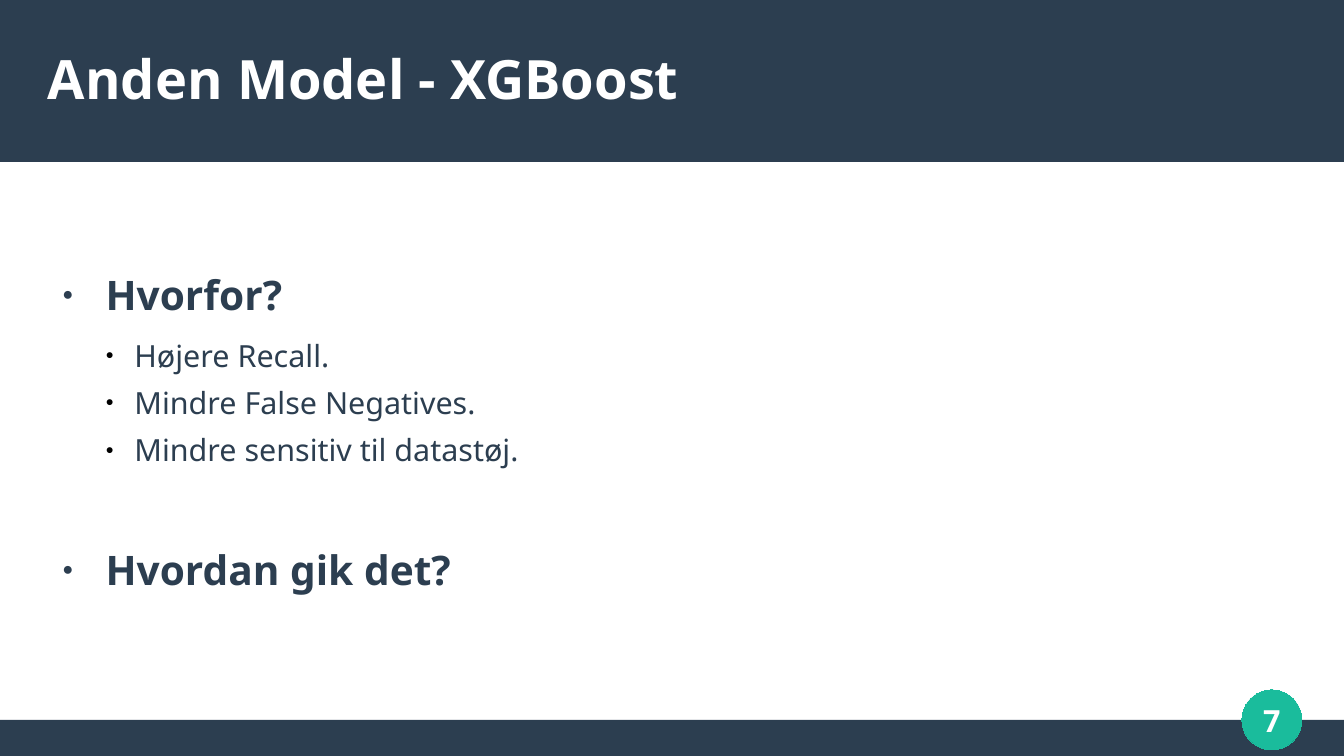
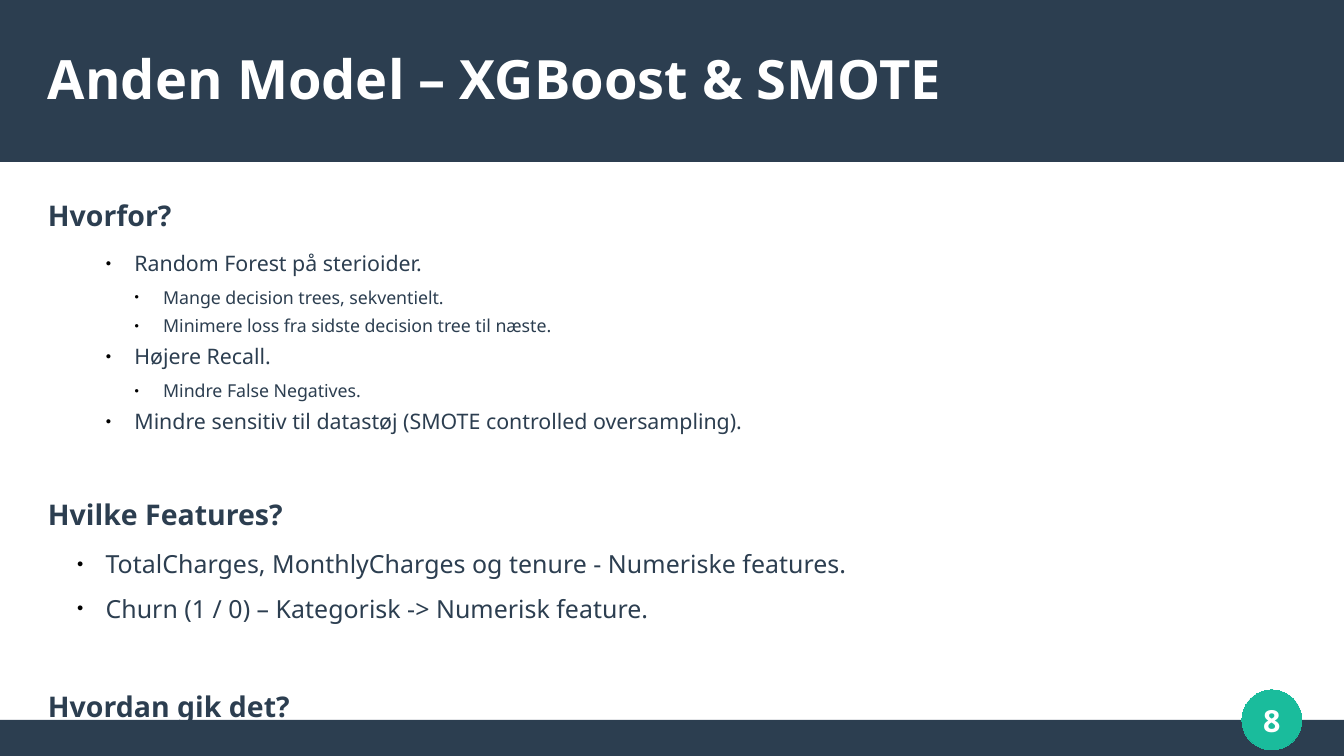
Before and after one commit to BastianAsmussen/H4_ML, a slide deck: slide 8 of projects/case/Presentation.odp (slide 7 before the commit). Drawn at 1344x756 pixels with LibreOffice and Linux fonts; fonts in the diff are those of the drawing. Boxes give left, top, right and bottom in pixels: in the first picture for what was removed or moved away, otherwise in the second. Text is boxed around its words. In the diff, an @@ line names an element or a change of style, - is before the commit and + after.

Commit message:
chore: add some more slides

```diff
--- a/projects/case/Presentation.odp
+++ b/projects/case/Presentation.odp
@@ title at [48,58,941,100]: text changed @@
-Anden Model - XGBoost
+Anden Model – XGBoost & SMOTE
@@ text at [48,204,361,402]: size 24 to 16.8 pt in "Hvorfor?", "Hvordan gik det?"; size 18 to 12.6 pt in "Højere Recall."; size 18 to 10.5 pt in "Mindre False Negatives."; bullet ● to none; list level 3 to 4 in "Mindre False Negatives." @@
@@ text "Hvorfor?": place and size @@
-text "Hvorfor?" at [106,279,518,595]
+text "Hvorfor?" at [48,204,846,624]
@@ text at [134,253,552,332]: paragraphs added @@
+    ● Random Forest på sterioider.
+      ● Mange decision trees, sekventielt.
+      ● Minimere loss fra sidste decision tree til næste.
@@ text at [48,412,846,624]: text changed; size 18 to 14.7 pt @@
-    ● Mindre sensitiv til datastøj.
+    ● Mindre sensitiv til datastøj (SMOTE controlled oversampling).
+Hvilke Features?
+  ● TotalCharges, MonthlyCharges og tenure - Numeriske features.
+  ● Churn (1 / 0) – Kategorisk -> Numerisk feature.
@@ page number at [1263,710,1280,733]: text changed @@
-7
+8
```
Also in this commit, not shown: 4 other slides changed, 2 slides added.
